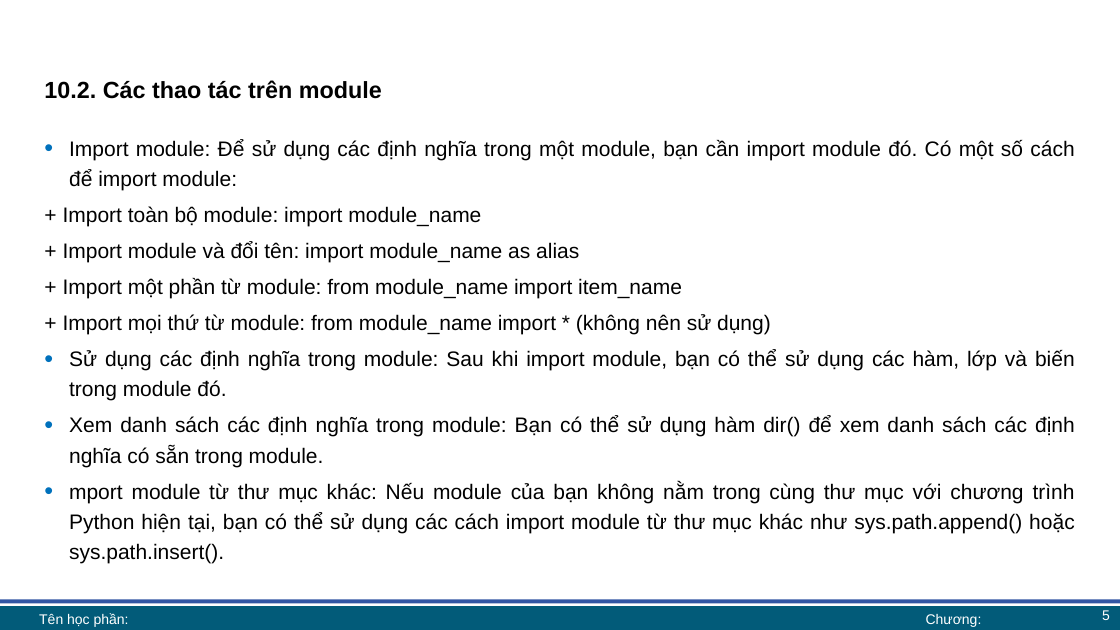
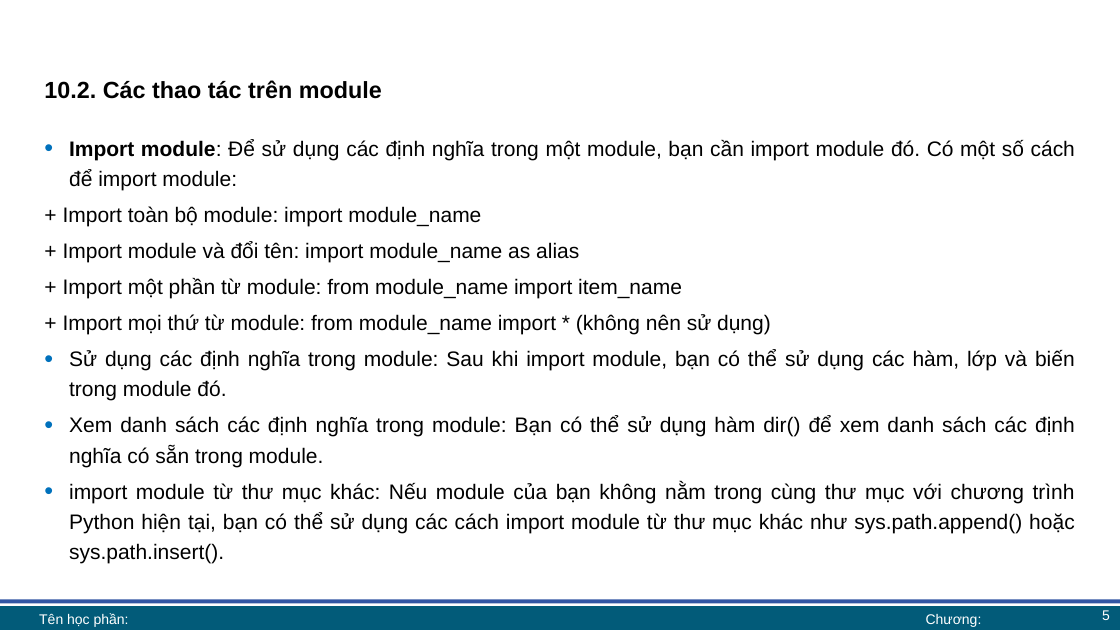
Before and after one commit to lhaaaaa/17A2-Ca-chieu, a slide deck: slide 5 of Lab 10/Lab 10 bài giảng.pptx. Drawn at 1120x630 pixels with LibreOffice and Linux fonts; fonts in the diff are those of the drawing; background and template pictures are left out. Boxes give left, top, right and bottom in pixels: in the first picture for what was removed or moved away, otherwise in the second. Text is boxed around its words. In the diff, an @@ line names an element or a change of style, - is before the commit and + after.

```diff
--- a/Lab 10/Lab 10 bài giảng.pptx
+++ b/Lab 10/Lab 10 bài giảng.pptx
@@ text at [69, 139, 1075, 190]: bold on in "Import module:" @@
@@ text at [69, 482, 1075, 564]: text changed @@
-• mport module từ thư mục khác: Nếu module của bạn không nằm trong cùng thư mục với chương trình Python hiện tại, bạn có thể sử dụng các cách import module từ thư mục khác như sys.path.append() hoặc sys.path.insert().
+• import module từ thư mục khác: Nếu module của bạn không nằm trong cùng thư mục với chương trình Python hiện tại, bạn có thể sử dụng các cách import module từ thư mục khác như sys.path.append() hoặc sys.path.insert().
```
Also in this commit, not shown: 1 other slide changed.
